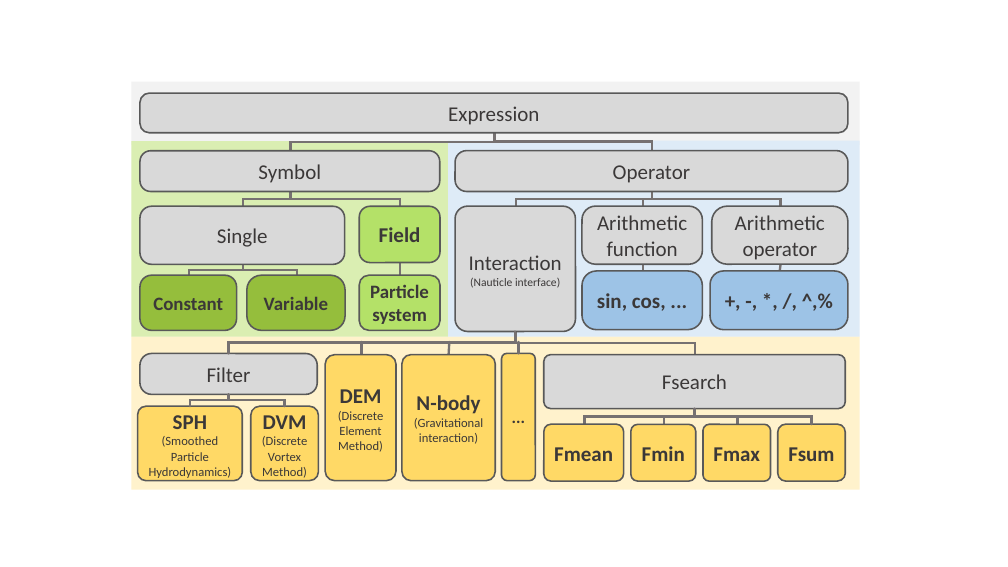
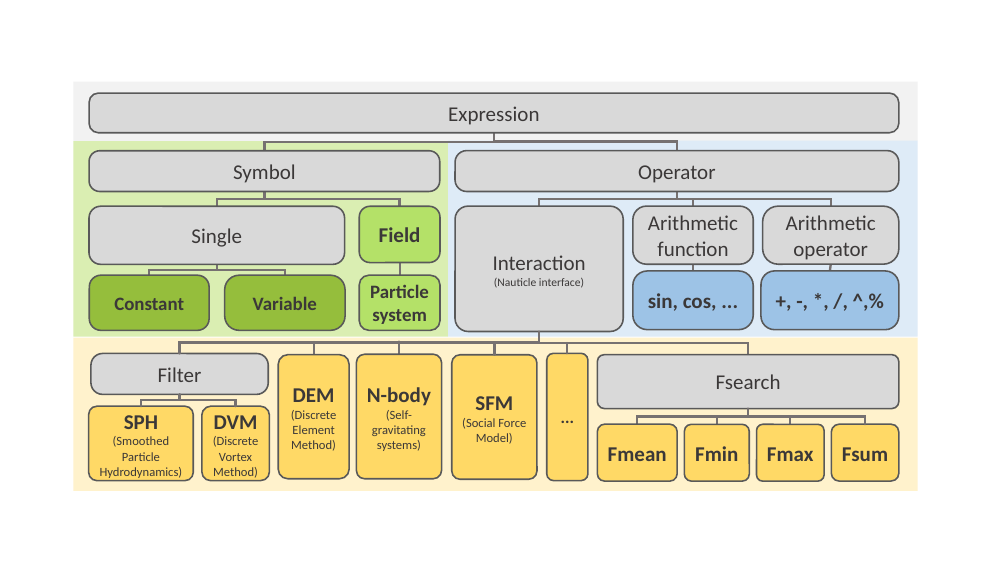
Before and after one commit to HTBalazs/nauticle_user_guide, a slide deck: slide 1 of abrak.pptx. Drawn at 1008x567 pixels with LibreOffice and Linux fonts; fonts in the diff are those of the drawing. Boxes give left, top, right and bottom in pixels: in the first picture for what was removed or moved away, otherwise in the second. Text is boxed around its words. In the diff, an @@ line names an element or a change of style, - is before the commit and + after.

```diff
--- a/abrak.pptx
+++ b/abrak.pptx
@@ rounded rectangle: place and size @@
-rounded rectangle at bbox=[132, 82, 860, 145]
+rounded rectangle at bbox=[73, 82, 917, 141]
@@ rounded rectangle "Expression": place and size @@
-rounded rectangle "Expression" at bbox=[140, 93, 848, 133]
+rounded rectangle "Expression" at bbox=[89, 93, 899, 133]
@@ rounded rectangle: place and size @@
-rounded rectangle at bbox=[132, 141, 448, 337]
+rounded rectangle at bbox=[73, 141, 448, 337]
@@ elbow line moved from (495, 133) - (290, 150) to (494, 133) - (265, 150) @@
@@ rounded rectangle: place and size @@
-rounded rectangle at bbox=[448, 141, 860, 337]
+rounded rectangle at bbox=[448, 141, 918, 337]
@@ elbow line moved from (495, 133) - (653, 150) to (494, 133) - (677, 150) @@
@@ rounded rectangle "Symbol": place and size @@
-rounded rectangle "Symbol" at bbox=[140, 150, 440, 191]
+rounded rectangle "Symbol" at bbox=[89, 150, 440, 191]
@@ rounded rectangle "Operator": place and size @@
-rounded rectangle "Operator" at bbox=[455, 150, 848, 191]
+rounded rectangle "Operator" at bbox=[455, 150, 899, 191]
@@ rounded rectangle "Single": place and size @@
-rounded rectangle "Single" at bbox=[140, 206, 345, 265]
+rounded rectangle "Single" at bbox=[89, 206, 345, 265]
@@ elbow line moved from (290, 191) - (243, 206) to (265, 191) - (217, 206) @@
@@ elbow line moved from (290, 191) - (401, 206) to (265, 191) - (400, 206) @@
@@ rounded rectangle "Interaction": place and size @@
-rounded rectangle "Interaction" at bbox=[455, 206, 575, 332]
+rounded rectangle "Interaction" at bbox=[455, 206, 623, 332]
@@ elbow line moved from (653, 191) - (516, 206) to (677, 191) - (539, 206) @@
@@ elbow line moved from (653, 191) - (781, 206) to (677, 191) - (831, 206) @@
@@ elbow line moved from (653, 191) - (643, 206) to (677, 191) - (693, 206) @@
@@ elbow line moved from (243, 265) - (189, 275) to (217, 265) - (149, 275) @@
@@ elbow line moved from (243, 265) - (296, 275) to (217, 265) - (285, 275) @@
@@ rounded rectangle "Constant": place and size @@
-rounded rectangle "Constant" at bbox=[140, 275, 237, 330]
+rounded rectangle "Constant" at bbox=[89, 275, 209, 330]
@@ rounded rectangle "Variable": place and size @@
-rounded rectangle "Variable" at bbox=[247, 275, 346, 330]
+rounded rectangle "Variable" at bbox=[225, 275, 345, 330]
@@ rounded rectangle: place and size @@
-rounded rectangle at bbox=[132, 337, 860, 490]
+rounded rectangle at bbox=[73, 337, 917, 491]
@@ elbow line moved from (516, 332) - (228, 354) to (539, 332) - (180, 354) @@
@@ rounded rectangle "DEM": place and size @@
-rounded rectangle "DEM" at bbox=[325, 355, 396, 481]
+rounded rectangle "DEM" at bbox=[278, 355, 349, 479]
@@ line moved from (361, 342) - (361, 355) to (314, 342) - (314, 355) @@
@@ rounded rectangle "N-body": place and size @@
-rounded rectangle "N-body" at bbox=[402, 355, 495, 481]
+rounded rectangle "N-body" at bbox=[356, 355, 442, 479]
@@ 3 rounded rectangles, 2 elbow lines, 1 line: place and size @@
-3 rounded rectangles, 2 elbow lines, 1 line at bbox=[138, 342, 449, 480]
+3 rounded rectangles, 2 elbow lines, 1 line at bbox=[88, 342, 399, 480]
@@ rounded rectangle added at bbox=[452, 355, 538, 479], fill #FFD966, outline #595959 1.5 pt, 12 pt, text #3B3838 @@
+SFM
+(Social Force Model)
@@ line added from (495, 343) to (495, 355), #767171 2.25 pt @@
@@ elbow line moved from (516, 332) - (696, 355) to (539, 332) - (749, 355) @@
@@ rounded rectangle "...": place and size @@
-rounded rectangle "..." at bbox=[501, 353, 535, 480]
+rounded rectangle "..." at bbox=[547, 353, 588, 480]
@@ 4 rounded rectangles, 3 lines, 1 elbow line: place and size @@
-4 rounded rectangles, 3 lines, 1 elbow line at bbox=[519, 206, 848, 424]
+4 rounded rectangles, 3 lines, 1 elbow line at bbox=[567, 206, 899, 424]
@@ text in rounded rectangle at bbox=[372, 410, 426, 451]: text changed @@
-(Gravitational interaction)
+(Self-gravitating systems)
@@ 5 rounded rectangles, 3 elbow lines: place and size @@
-5 rounded rectangles, 3 elbow lines at bbox=[544, 355, 845, 481]
+5 rounded rectangles, 3 elbow lines at bbox=[597, 355, 899, 481]
```
Also in this commit, not shown: 2 other slides changed, 5 slides added, 3 other files.
